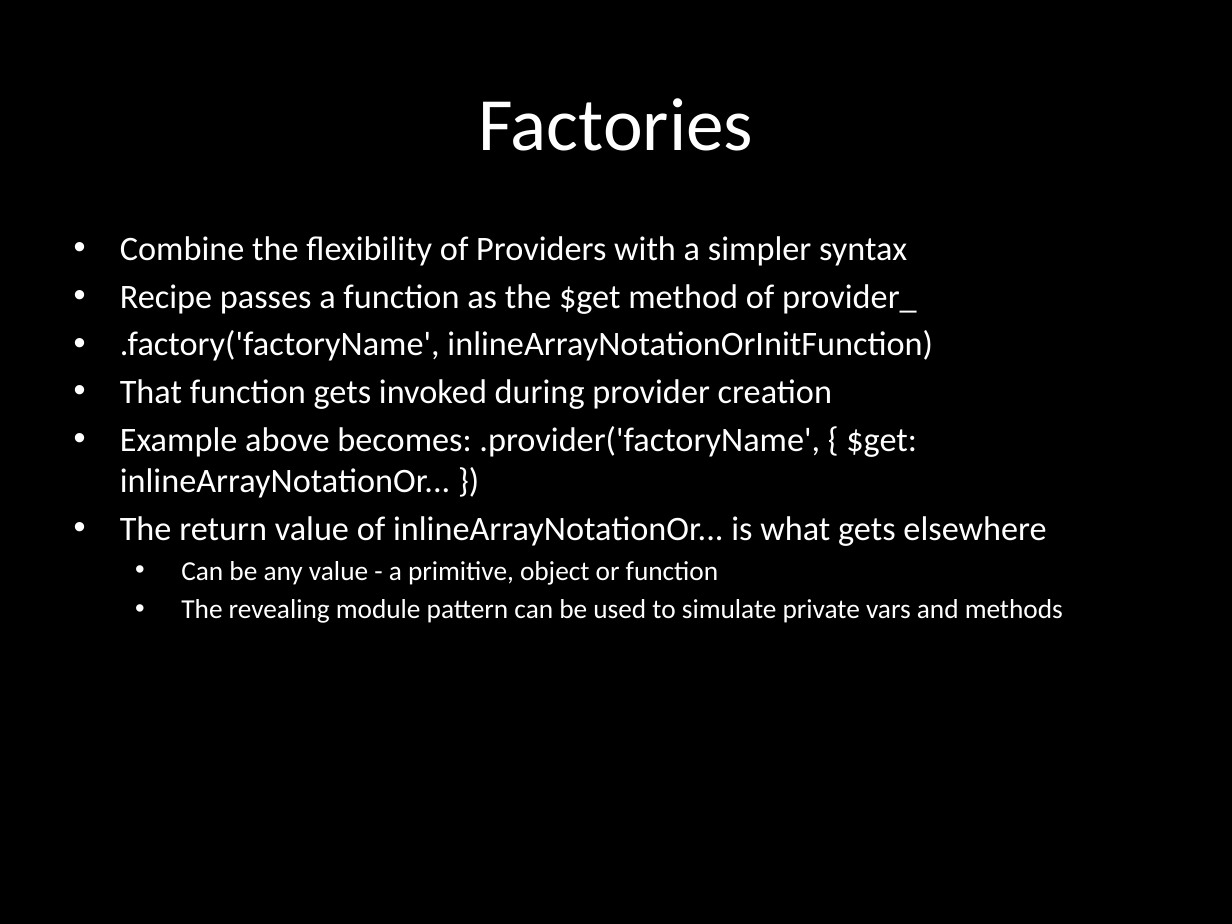
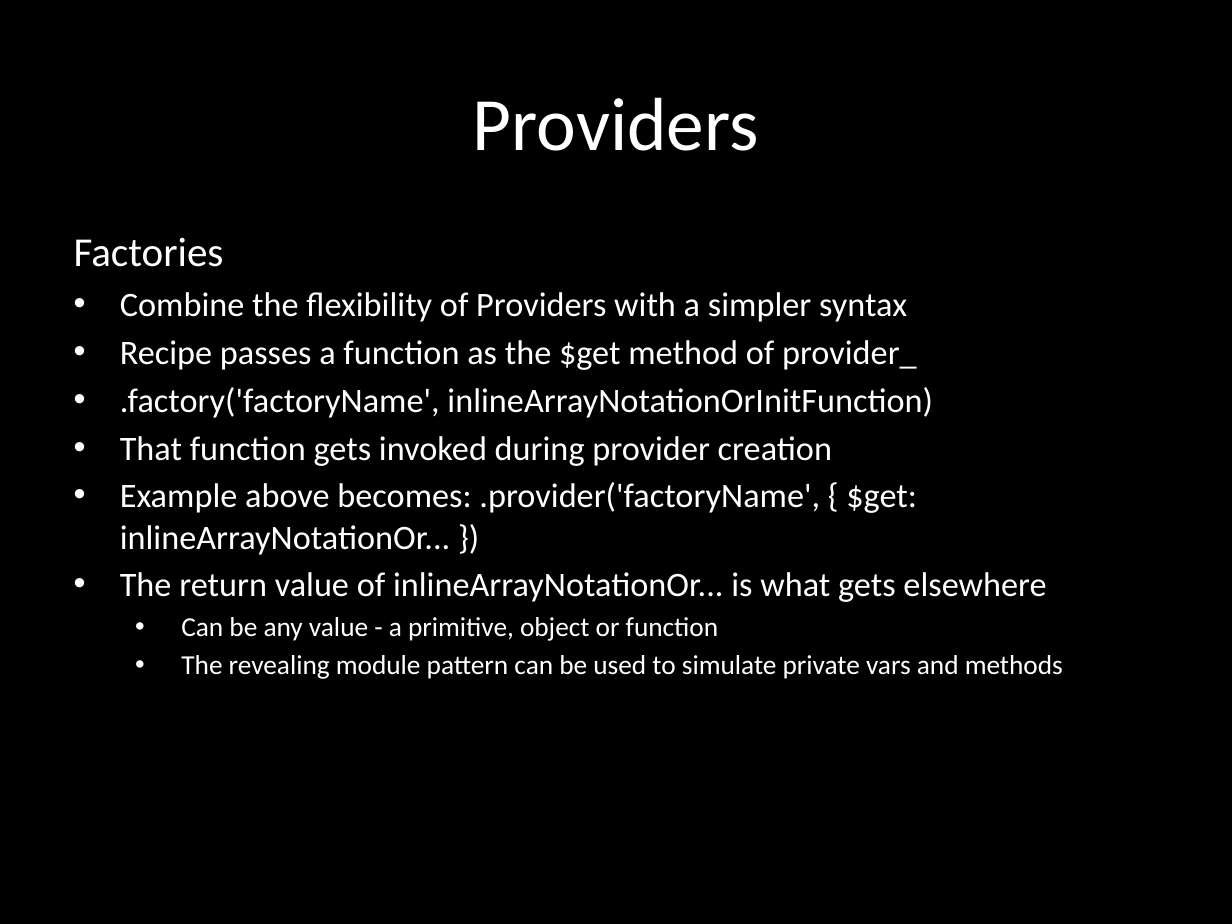
Before and after one commit to eliasjames/training-angular, a slide deck: slide 20 of slides/Angular Slides Day 2.pptx (slide 21 before the commit). Drawn at 1232x924 pixels with LibreOffice and Linux fonts; fonts in the diff are those of the drawing. Boxes give left, top, right and bottom in pixels: in the first picture for what was removed or moved away, otherwise in the second. Text is boxed around its words. In the diff, an @@ line names an element or a change of style, - is before the commit and + after.

```diff
--- a/slides/Angular Slides Day 2.pptx
+++ b/slides/Angular Slides Day 2.pptx
@@ title at <box>473,97,759,151</box>: text changed @@
-Factories
+Providers
@@ subtitle at <box>74,237,224,267</box>: paragraph added @@
+Factories
```
Also in this commit, not shown: 12 other slides changed, 1 slide removed.
